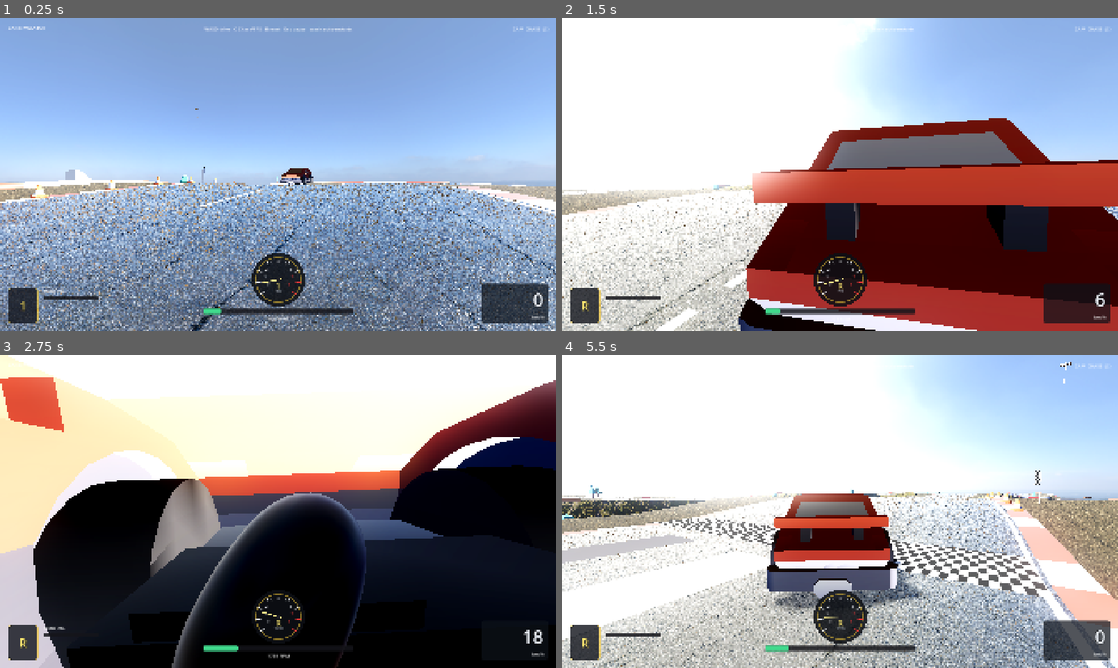
Above: before the commit, frames 1-4 (two rows, left to right).
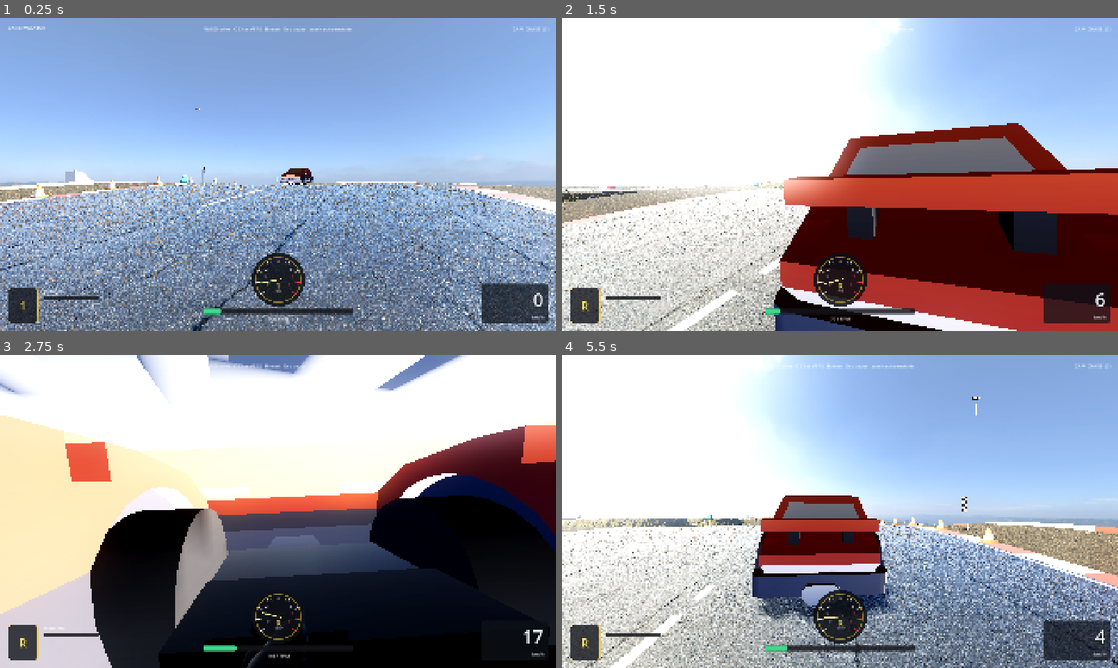
Above: after the commit, the same moments.

Repository: ivanivorontsov-sudo/car-simulator
Game: Godot game, scene res://scenes/main.tscn
Two runs of this game, one before a commit and one after it. Both use one fixed random seed, a clock stepped at 60 frames per second and the inputs below.
Inputs:
- Up to frame 1 (0.25 s): no input
- Up to frame 2 (1.5 s): hold D (steer_right) 0.53-1.28 s; hold C (camera_toggle) 0.53-1.28 s; tap Space at 0.77 s; hold S (brake) from 1.28 s (still down); tap C (camera_toggle) at 1.35 s
- Up to frame 3 (2.75 s): tap Space at 1.52 s; release S (brake) at 2.03 s; hold D (steer_right) from 2.03 s (still down); hold C (camera_toggle) from 2.03 s (still down)
- Up to frame 4 (5.5 s): release D (steer_right) at 2.78 s; release C (camera_toggle) at 2.78 s; hold W (accelerate) 2.78-3.53 s; tap C (camera_toggle) at 2.85, 5.1 s; tap Space at 3.02, 3.77, 5.27 s; hold A (steer_left) 3.53-4.25 s; hold C (camera_toggle) 3.53-4.25 s; tap Escape (pause) at 4.15 s; click "Restart" at 4.25 s; hold A (steer_left) from 5.03 s (still down)

The runs differ from the first frame. In frame 1, 30% of the frame differs, in the area x 0-100%, y 28-100%; in frame 2, 23%; in frame 3, 46%; in frame 4, 66%, in the area x 0-100%, y 0-100%.

Commit message:
v1.3.1: cockpit wheel/camera, hard reset, snappier steer
Rebuild procedural FPS steering wheel (rim/spokes/hub) and lower it so
the road dominates. Hard reset (R / pause Restart) clears freeze/contacts
and teleports free of Armco. Middle-ground steer rates; softer barriers
plus optional auto-unstick.

Diff:
--- a/project.godot
+++ b/project.godot
@@ -6,7 +6,7 @@
 
 config/name="Car Simulator"
 config/description="3D car driving simulator with semi-realistic vehicle dynamics"
-config/version="1.3.0"
+config/version="1.3.1"
 run/main_scene="res://scenes/main.tscn"
 config/features=PackedStringArray("4.4", "Forward Plus")
 config/icon="res://icon.svg"
--- a/scripts/car.gd
+++ b/scripts/car.gd
@@ -29,15 +29,15 @@
 const GEAR_RATIOS: Array[float] = [-3.42, 3.58, 2.16, 1.48, 1.12, 0.86]
 
 @export var auto_shift: bool = true
-@export var max_steer_angle: float = 0.48
-@export var min_steer_angle: float = 0.12
+@export var max_steer_angle: float = 0.52
+@export var min_steer_angle: float = 0.20
 @export var brake_force: float = 34.0
 @export var handbrake_force: float = 22.0
 ## Steer input accel toward full lock (units/sec² feel via ease).
-@export var steer_accel: float = 4.6
-@export var steer_return_accel: float = 6.4
-@export var steer_max_rate: float = 2.7
-@export var steer_return_max_rate: float = 3.5
+@export var steer_accel: float = 8.2
+@export var steer_return_accel: float = 11.5
+@export var steer_max_rate: float = 4.4
+@export var steer_return_max_rate: float = 6.2
 
 var gear: int = 1
 var rpm: float = IDLE_RPM
@@ -75,6 +75,11 @@
 var _scrape_timer: float = 0.0
 var _fps_mode: bool = false
 var _world: WorldBuilder
+var _reset_seq: int = 0
+var _collision_layer_saved: int = 1
+var _collision_mask_saved: int = 1
+var _unstick_timer: float = 0.0
+var _collision_disabled: bool = false
 
 @onready var wheel_fl: VehicleWheel3D = $WheelFL
 @onready var wheel_fr: VehicleWheel3D = $WheelFR
@@ -136,8 +141,27 @@
 
 
 func reset_vehicle() -> void:
+	## Hard reset: always yank free of barriers / wreck freeze / contacts.
+	_reset_seq += 1
+	var seq := _reset_seq
 	is_wrecked = false
-	freeze = false
+	Engine.time_scale = 1.0
+	_unstick_timer = 0.0
+	_collision_disabled = false
+
+	# Capture layers once (first reset may run before physics ready).
+	if _collision_layer_saved == 1 and collision_layer != 0:
+		_collision_layer_saved = collision_layer
+	if _collision_mask_saved == 1 and collision_mask != 0:
+		_collision_mask_saved = collision_mask
+
+	# Freeze + drop collisions so barrier contacts cannot hold the body.
+	freeze = true
+	sleeping = false
+	collision_layer = 0
+	collision_mask = 0
+	_collision_disabled = true
+
 	linear_velocity = Vector3.ZERO
 	angular_velocity = Vector3.ZERO
 	_prev_velocity = Vector3.ZERO
@@ -147,16 +171,29 @@
 	_airborne_timer = 0.0
 	_scrape_timer = 0.0
 	damage = 0.0
-	sleeping = false
-	global_transform = _spawn_transform
 	gear = 1
 	rpm = IDLE_RPM
 	engine_force = 0.0
 	brake = 8.0
 	steering = 0.0
 	steer_input = 0.0
+	throttle_input = 0.0
+	brake_input = 0.0
+	handbrake_input = 0.0
 	_shift_lock = 0.2
 	_manual_override = false
+	slipping = 0.0
+	speed_kmh = 0.0
+
+	global_transform = _spawn_transform
+	# Force PhysicsServer state (teleport past active contacts).
+	var rid := get_rid()
+	if rid.is_valid():
+		PhysicsServer3D.body_set_state(rid, PhysicsServer3D.BODY_STATE_TRANSFORM, _spawn_transform)
+		PhysicsServer3D.body_set_state(rid, PhysicsServer3D.BODY_STATE_LINEAR_VELOCITY, Vector3.ZERO)
+		PhysicsServer3D.body_set_state(rid, PhysicsServer3D.BODY_STATE_ANGULAR_VELOCITY, Vector3.ZERO)
+		PhysicsServer3D.body_set_state(rid, PhysicsServer3D.BODY_STATE_SLEEPING, false)
+
 	if skid_marks:
 		skid_marks.clear_marks()
 	if _crash_smoke:
@@ -173,8 +210,47 @@
 		_broken_glass.visible = false
 	if engine_player and not engine_player.playing:
 		engine_player.play()
+	if _scrape_audio and _scrape_audio.playing:
+		_scrape_audio.stop()
 	damage_changed.emit(damage)
 	set_fps_view(_fps_mode)
+	_update_steering_wheel()
+
+	# Brief collision-off window so spawn is never wedged; then unfreeze.
+	_finish_hard_reset(seq)
+
+
+func _finish_hard_reset(seq: int) -> void:
+	# Two physics frames with collisions off, then restore.
+	# set_spawn() may run during parent _ready before SceneTree is fully available.
+	if not is_inside_tree() or get_tree() == null:
+		call_deferred("_finish_hard_reset", seq)
+		return
+	await get_tree().physics_frame
+	if seq != _reset_seq or not is_inside_tree():
+		return
+	global_transform = _spawn_transform
+	linear_velocity = Vector3.ZERO
+	angular_velocity = Vector3.ZERO
+	await get_tree().physics_frame
+	if seq != _reset_seq or not is_inside_tree():
+		return
+	_restore_collision_and_unfreeze()
+
+
+func _restore_collision_and_unfreeze() -> void:
+	collision_layer = _collision_layer_saved if _collision_layer_saved != 0 else 1
+	collision_mask = _collision_mask_saved if _collision_mask_saved != 0 else 1
+	_collision_disabled = false
+	freeze = false
+	sleeping = false
+	var rid := get_rid()
+	if rid.is_valid():
+		PhysicsServer3D.body_set_state(rid, PhysicsServer3D.BODY_STATE_TRANSFORM, global_transform)
+		PhysicsServer3D.body_set_state(rid, PhysicsServer3D.BODY_STATE_LINEAR_VELOCITY, Vector3.ZERO)
+		PhysicsServer3D.body_set_state(rid, PhysicsServer3D.BODY_STATE_ANGULAR_VELOCITY, Vector3.ZERO)
+		PhysicsServer3D.body_set_state(rid, PhysicsServer3D.BODY_STATE_SLEEPING, false)
+
 
 
 func _setup_wheels() -> void:
@@ -473,40 +549,15 @@
 	_add_part(_driver_root, CapsuleMesh.new(), Vector3(0.07, 0.22, 0.07), Vector3(-0.10, -0.10, -0.42), suit, Vector3(deg_to_rad(10), 0, 0))
 	_add_part(_driver_root, CapsuleMesh.new(), Vector3(0.07, 0.22, 0.07), Vector3(0.10, -0.10, -0.42), suit, Vector3(deg_to_rad(10), 0, 0))
 
-	# Steering wheel — visible in FPS, rotates with steer.
+	# Steering wheel — proper rim/spokes/hub; sits low in FPS frame.
 	_steer_wheel = Node3D.new()
 	_steer_wheel.name = "SteeringWheel"
-	_steer_wheel.position = Vector3(0.28, 0.95, -0.22)
-	_steer_wheel.rotation_degrees = Vector3(-32, 0, 0)
+	# Lower + slightly forward so road dominates the windshield view.
+	_steer_wheel.position = Vector3(0.28, 0.72, -0.38)
+	_steer_wheel.rotation_degrees = Vector3(-28, 0, 0)
+	_steer_wheel.scale = Vector3(0.82, 0.82, 0.82)
 	visual.add_child(_steer_wheel)
-	var rim := TorusMesh.new()
-	rim.inner_radius = 0.018
-	rim.outer_radius = 0.175
-	var rim_mi := MeshInstance3D.new()
-	rim_mi.mesh = rim
-	var wmat := StandardMaterial3D.new()
-	wmat.albedo_color = Color(0.08, 0.08, 0.09)
-	wmat.roughness = 0.4
-	wmat.metallic = 0.2
-	rim_mi.material_override = wmat
-	_steer_wheel.add_child(rim_mi)
-	var hub := CylinderMesh.new()
-	hub.top_radius = 0.035
-	hub.bottom_radius = 0.035
-	hub.height = 0.03
-	var hub_mi := MeshInstance3D.new()
-	hub_mi.mesh = hub
-	hub_mi.rotation_degrees = Vector3(90, 0, 0)
-	hub_mi.material_override = wmat
-	_steer_wheel.add_child(hub_mi)
-	for ang in [0.0, 60.0, 120.0]:
-		var spoke := BoxMesh.new()
-		spoke.size = Vector3(0.02, 0.145, 0.012)
-		var smi := MeshInstance3D.new()
-		smi.mesh = spoke
-		smi.rotation_degrees = Vector3(0, 0, ang)
-		smi.material_override = wmat
-		_steer_wheel.add_child(smi)
+	_build_steering_wheel_mesh(_steer_wheel)
 
 	# Simple dash + hood edge for FPS framing (road still dominates).
 	_cabin_dash = Node3D.new()
@@ -515,13 +566,137 @@
 	var dash_mat := StandardMaterial3D.new()
 	dash_mat.albedo_color = Color(0.1, 0.11, 0.13)
 	dash_mat.roughness = 0.65
-	_add_part(_cabin_dash, BoxMesh.new(), Vector3(1.35, 0.12, 0.55), Vector3(0.0, 0.78, -0.55), dash_mat)
-	_add_part(_cabin_dash, BoxMesh.new(), Vector3(0.55, 0.08, 0.28), Vector3(0.28, 0.86, -0.42), dash_mat)
+	_add_part(_cabin_dash, BoxMesh.new(), Vector3(1.35, 0.10, 0.50), Vector3(0.0, 0.70, -0.62), dash_mat)
+	_add_part(_cabin_dash, BoxMesh.new(), Vector3(0.48, 0.06, 0.22), Vector3(0.28, 0.76, -0.48), dash_mat)
 	var hood_mat := StandardMaterial3D.new()
 	hood_mat.albedo_color = Color(0.18, 0.2, 0.24)
 	hood_mat.roughness = 0.35
 	hood_mat.metallic = 0.45
-	_add_part(_cabin_dash, BoxMesh.new(), Vector3(1.4, 0.06, 0.9), Vector3(0.0, 0.72, -1.15), hood_mat)
+	_add_part(_cabin_dash, BoxMesh.new(), Vector3(1.4, 0.05, 0.85), Vector3(0.0, 0.66, -1.20), hood_mat)
+
+
+func _build_steering_wheel_mesh(root: Node3D) -> void:
+	## Procedural racing wheel: thick rim, 3 spokes, hub, logo disc (CC0 / code only).
+	var leather := StandardMaterial3D.new()
+	leather.albedo_color = Color(0.06, 0.06, 0.07)
+	leather.roughness = 0.55
+	leather.metallic = 0.05
+
+	var grip := StandardMaterial3D.new()
+	grip.albedo_color = Color(0.09, 0.09, 0.10)
+	grip.roughness = 0.72
+
+	var chrome := StandardMaterial3D.new()
+	chrome.albedo_color = Color(0.72, 0.74, 0.78)
+	chrome.roughness = 0.28
+	chrome.metallic = 0.85
+
+	var accent := StandardMaterial3D.new()
+	accent.albedo_color = Color(0.75, 0.12, 0.14)
+	accent.roughness = 0.4
+	accent.metallic = 0.2
+
+	var logo := StandardMaterial3D.new()
+	logo.albedo_color = Color(0.15, 0.16, 0.18)
+	logo.roughness = 0.35
+	logo.metallic = 0.55
+
+	# Main rim (torus in XY plane — faces camera when wheel stands upright).
+	var rim := TorusMesh.new()
+	rim.inner_radius = 0.022
+	rim.outer_radius = 0.155
+	rim.rings = 24
+	rim.ring_segments = 32
+	var rim_mi := MeshInstance3D.new()
+	rim_mi.name = "Rim"
+	rim_mi.mesh = rim
+	rim_mi.material_override = leather
+	root.add_child(rim_mi)
+
+	# Grip pads at 10/2/bottom (subtle thickness).
+	for ang_deg in [20.0, 160.0, 270.0]:
+		var pad := TorusMesh.new()
+		pad.inner_radius = 0.028
+		pad.outer_radius = 0.158
+		pad.rings = 10
+		pad.ring_segments = 12
+		var pmi := MeshInstance3D.new()
+		pmi.mesh = pad
+		pmi.material_override = grip
+		# Partial look via scale squash — still reads as padded sections.
+		pmi.scale = Vector3(1.0, 1.0, 0.55)
+		pmi.rotation_degrees = Vector3(0, 0, ang_deg)
+		root.add_child(pmi)
+
+	# Hub barrel.
+	var hub := CylinderMesh.new()
+	hub.top_radius = 0.042
+	hub.bottom_radius = 0.048
+	hub.height = 0.045
+	var hub_mi := MeshInstance3D.new()
+	hub_mi.name = "Hub"
+	hub_mi.mesh = hub
+	hub_mi.rotation_degrees = Vector3(90, 0, 0)
+	hub_mi.position = Vector3(0, 0, 0.01)
+	hub_mi.material_override = chrome
+	root.add_child(hub_mi)
+
+	# Logo disc.
+	var disc := CylinderMesh.new()
+	disc.top_radius = 0.032
+	disc.bottom_radius = 0.032
+	disc.height = 0.012
+	var disc_mi := MeshInstance3D.new()
+	disc_mi.name = "LogoDisc"
+	disc_mi.mesh = disc
+	disc_mi.rotation_degrees = Vector3(90, 0, 0)
+	disc_mi.position = Vector3(0, 0, -0.018)
+	disc_mi.material_override = logo
+	root.add_child(disc_mi)
+	# Tiny accent mark on logo.
+	var mark := BoxMesh.new()
+	mark.size = Vector3(0.028, 0.008, 0.004)
+	var mark_mi := MeshInstance3D.new()
+	mark_mi.mesh = mark
+	mark_mi.position = Vector3(0, 0, -0.026)
+	mark_mi.material_override = accent
+	root.add_child(mark_mi)
+
+	# Three racing spokes (Y layout): top + lower L/R.
+	var spoke_angles := [90.0, 210.0, 330.0]
+	for ang in spoke_angles:
+		var spoke_root := Node3D.new()
+		spoke_root.rotation_degrees = Vector3(0, 0, ang)
+		root.add_child(spoke_root)
+		# Arm from hub toward rim.
+		var arm := BoxMesh.new()
+		arm.size = Vector3(0.028, 0.118, 0.016)
+		var arm_mi := MeshInstance3D.new()
+		arm_mi.mesh = arm
+		arm_mi.position = Vector3(0, 0.062, 0)
+		arm_mi.material_override = chrome
+		spoke_root.add_child(arm_mi)
+		# Wider plate near hub.
+		var plate := BoxMesh.new()
+		plate.size = Vector3(0.05, 0.035, 0.014)
+		var plate_mi := MeshInstance3D.new()
+		plate_mi.mesh = plate
+		plate_mi.position = Vector3(0, 0.028, 0)
+		plate_mi.material_override = chrome
+		spoke_root.add_child(plate_mi)
+
+	# Column stub behind hub (depth cue).
+	var col := CylinderMesh.new()
+	col.top_radius = 0.018
+	col.bottom_radius = 0.022
+	col.height = 0.08
+	var col_mi := MeshInstance3D.new()
+	col_mi.mesh = col
+	col_mi.rotation_degrees = Vector3(90, 0, 0)
+	col_mi.position = Vector3(0, 0, 0.05)
+	col_mi.material_override = chrome
+	root.add_child(col_mi)
+
 
 
 func _add_part(parent: Node3D, mesh: Mesh, size: Vector3, pos: Vector3, mat: Material, rot: Vector3 = Vector3.ZERO) -> MeshInstance3D:
@@ -608,6 +783,7 @@
 	_update_audio()
 	_check_impacts(delta)
 	_update_damage_fx()
+	_maybe_auto_unstick(delta)
 	_prev_velocity = linear_velocity
 	telemetry.emit(speed_kmh, rpm, gear, slipping, damage)
 
@@ -671,9 +847,9 @@
 	var err := target - steer_input
 	var accel := steer_return_accel if returning else steer_accel
 	var max_rate := steer_return_max_rate if returning else steer_max_rate
-	# Ease-in: softer start when input is small; ease-out near target.
+	# Mild ease-out near target; keep initial response snappy.
 	var ease := smoothstep(0.0, 1.0, absf(err))
-	ease = lerpf(0.35, 1.0, ease)
+	ease = lerpf(0.55, 1.0, ease)
 	var want_vel := signf(err) * max_rate * ease
 	if returning:
 		want_vel = -signf(steer_input) * max_rate * ease if absf(steer_input) > 0.001 else 0.0
@@ -768,11 +944,11 @@
 
 
 func _apply_steering(delta: float) -> void:
-	var speed_factor := clampf(absf(speed_kmh) / 170.0, 0.0, 1.0)
+	var speed_factor := clampf(absf(speed_kmh) / 200.0, 0.0, 1.0)
 	var max_steer := lerpf(max_steer_angle, min_steer_angle, speed_factor)
 	# VehicleBody3D: positive steering = LEFT (faces −Z). Axis left=-1 → negate.
 	var target := -steer_input * max_steer
-	var steer_rate := lerpf(6.2, 3.6, speed_factor)
+	var steer_rate := lerpf(9.5, 5.8, speed_factor)
 	steering = lerp_angle(steering, target, 1.0 - exp(-delta * steer_rate))
 
 
@@ -863,11 +1039,39 @@
 		_airborne_timer = 0.0
 
 
+func _maybe_auto_unstick(delta: float) -> void:
+	## If nearly stopped against Armco/barrier for a few seconds, nudge free.
+	if is_wrecked or _collision_disabled:
+		_unstick_timer = 0.0
+		return
+	var against_barrier := false
+	if contact_monitor:
+		for b in get_colliding_bodies():
+			if b is StaticBody3D and String((b as Node).name).begins_with("OuterBarrier"):
+				against_barrier = true
+				break
+	var nearly_stopped := linear_velocity.length() < 1.6 and absf(speed_kmh) < 4.0
+	if against_barrier and nearly_stopped:
+		_unstick_timer += delta
+	else:
+		_unstick_timer = maxf(_unstick_timer - delta * 0.5, 0.0)
+	if _unstick_timer < 2.8:
+		return
+	_unstick_timer = 0.0
+	# Impulse toward track center (inboard) + slight lift.
+	var inward := -global_transform.basis.x
+	if _world:
+		inward = _world.centerline_inward_at(global_position)
+	apply_central_impulse(inward.normalized() * mass * 3.2 + Vector3.UP * mass * 1.1)
+	apply_torque_impulse(global_transform.basis.y * mass * 0.15)
+
+
 func _update_steering_wheel() -> void:
 	if _steer_wheel == null:
 		return
 	var wheel_deg := rad_to_deg(steering) * (450.0 / rad_to_deg(max_steer_angle))
-	_steer_wheel.rotation.z = deg_to_rad(wheel_deg)
+	# Keep base cockpit tilt on X; steer rotates around wheel axis (Z).
+	_steer_wheel.rotation = Vector3(deg_to_rad(-28.0), 0.0, deg_to_rad(wheel_deg))
 
 
 func _check_impacts(_delta: float) -> void:
@@ -1066,8 +1270,9 @@
 		engine_player.stop()
 	wrecked.emit()
 	# Soft freeze after brief settle — game.gd restarts after delay.
+	var seq := _reset_seq
 	get_tree().create_timer(0.45).timeout.connect(func():
-		if is_wrecked:
+		if is_wrecked and seq == _reset_seq:
 			freeze = true
 	)
 
--- a/scripts/chase_camera.gd
+++ b/scripts/chase_camera.gd
@@ -12,16 +12,16 @@
 @export var chase_height: float = 2.45
 @export var chase_look_height: float = 1.05
 ## Eye height above vehicle origin (through windshield, not roof).
-@export var fps_eye_height: float = 1.14
+@export var fps_eye_height: float = 1.28
 ## Along vehicle forward (−Z). Small positive Z sits just behind the dash.
-@export var fps_eye_forward: float = 0.08
+@export var fps_eye_forward: float = 0.22
 ## Lateral — right-hand seat.
 @export var fps_eye_lateral: float = 0.28
 @export var follow_speed: float = 5.4
 @export var look_speed: float = 7.5
 @export var base_fov: float = 70.0
-@export var fps_fov: float = 72.0
-@export var max_fov: float = 82.0
+@export var fps_fov: float = 78.0
+@export var max_fov: float = 88.0
 
 var target: Node3D
 var mode: Mode = Mode.CHASE
@@ -86,22 +86,23 @@
 
 func _update_fps(delta: float, speed_kmh: float, steer: float) -> void:
 	# TRUE first-person: snap to eye — never lerp/lag behind on acceleration.
-	var local_eye := Vector3(fps_eye_lateral + steer * 0.02, fps_eye_height, fps_eye_forward)
+	# Higher eye + slight rearward offset keeps the wheel in the lower third.
+	var local_eye := Vector3(fps_eye_lateral + steer * 0.015, fps_eye_height, fps_eye_forward)
 	global_position = target.global_transform * local_eye
 
 	# Look through the windshield at the road ahead (road-dominant framing).
-	var look_local := Vector3(fps_eye_lateral * 0.25 - steer * 0.85, 0.18, -12.0)
+	var look_local := Vector3(fps_eye_lateral * 0.2 - steer * 0.7, 0.05, -14.0)
 	var look: Vector3 = target.global_transform * look_local
 	if not _look_ready:
 		_look_point = look
 		_look_ready = true
 	_look_point = _look_point.lerp(look, 1.0 - exp(-delta * 22.0))
 	look_at(_look_point, Vector3.UP)
-	# Extra downward pitch so horizon sits high and asphalt fills the frame.
-	rotate_object_local(Vector3.RIGHT, deg_to_rad(-5.5))
+	# Mild downward pitch: asphalt fills frame, wheel stays bottom-of-screen.
+	rotate_object_local(Vector3.RIGHT, deg_to_rad(-2.8))
 
 	var fov_t := clampf(speed_kmh / 210.0, 0.0, 1.0)
-	var fps_target := lerpf(fps_fov, minf(max_fov, 78.0), fov_t)
+	var fps_target := lerpf(fps_fov, max_fov, fov_t)
 	fov = lerpf(fov, fps_target, 1.0 - exp(-delta * 2.4))
 
 
--- a/scripts/game.gd
+++ b/scripts/game.gd
@@ -1,4 +1,5 @@
 extends Node3D
+
 
 @onready var world: WorldBuilder = $World
 @onready var car: PlayerCar = $Car
@@ -92,9 +93,14 @@
 
 
 func _restart() -> void:
+	## Shared hard reset path for R key, pause Restart, and wreck countdown.
+	Engine.time_scale = 1.0
 	_set_paused(false)
 	_restart_pending = false
 	_wreck_timer = 0.0
 	hud.clear_wreck()
+	# Ensure input is live again after pause / wreck.
+	get_viewport().gui_release_focus()
 	car.reset_vehicle()
 	car.set_fps_view(camera.is_fps())
+	camera.current = true
--- a/scripts/world_builder.gd
+++ b/scripts/world_builder.gd
@@ -68,6 +68,33 @@
 	if ad <= _RIM:
 		return 0.55  # grass apron
 	return 0.45
+
+
+func centerline_inward_at(world_pos: Vector3) -> Vector3:
+	## Unit vector from world_pos toward the nearest centerline point (XZ).
+	if _centerline.is_empty():
+		var fallback := Vector3(-world_pos.x, 0.0, -world_pos.z)
+		return fallback.normalized() if fallback.length() > 0.01 else Vector3.FORWARD
+	var best_i := 0
+	var best_d := INF
+	var n := _centerline.size()
+	var step := maxi(1, n / 80)
+	var i := 0
+	while i < n:
+		var d: float = Vector2(world_pos.x - _centerline[i].x, world_pos.z - _centerline[i].z).length_squared()
+		if d < best_d:
+			best_d = d
+			best_i = i
+		i += step
+	var f := _frame_at(_centerline, best_i)
+	var to_center: Vector3 = f["p"] - world_pos
+	to_center.y = 0.0
+	if to_center.length() < 0.01:
+		# On center — use opposite of outward.
+		var outward: Vector3 = f["right"] * _outward_sign(f)
+		to_center = -outward
+		to_center.y = 0.0
+	return to_center.normalized()
 
 
 func _setup_environment() -> void:
@@ -722,12 +749,13 @@
 
 func _build_outer_barriers(pts: PackedVector3Array) -> void:
 	## Low Armco past the gravel, before the cliff rim — not on the racing line.
+	## Softer / lower so cars wedge less often on top of the rail.
 	var n := pts.size()
 	var st := SurfaceTool.new()
 	st.begin(Mesh.PRIMITIVE_TRIANGLES)
-	var height := 0.72
-	var thick := 0.22
-	var wall_lat := _APRON_START + 1.8
+	var height := 0.58
+	var thick := 0.16
+	var wall_lat := _APRON_START + 2.1
 	for i in n:
 		var a := _frame_at(pts, i)
 		var b := _frame_at(pts, (i + 1) % n)
@@ -762,6 +790,11 @@
 
 	var body := StaticBody3D.new()
 	body.name = "OuterBarrier"
+	var phys := PhysicsMaterial.new()
+	phys.friction = 0.28
+	phys.bounce = 0.02
+	phys.absorbent = true
+	body.physics_material_override = phys
 	var col := CollisionShape3D.new()
 	var concave := ConcavePolygonShape3D.new()
 	concave.set_faces(mesh.get_faces())
--- /dev/null
+++ b/tools/verify_reset.gd
@@ -0,0 +1,182 @@
+extends SceneTree
+
+## Headless: hard reset from wrecked/frozen/barrier-contact, steer sign & rates.
+
+func _init() -> void:
+	var code := 0
+	# Parse car.gd steer constants without full scene (scripts may need class_name).
+	var car_src := FileAccess.get_file_as_string("res://scripts/car.gd")
+	if car_src.is_empty():
+		push_error("cannot read car.gd")
+		quit(1)
+		return
+
+	# Steer tuning sanity (middle ground vs sluggish 1.3.0).
+	for pair in [
+		["steer_accel", 6.0, 12.0],
+		["steer_return_accel", 8.0, 16.0],
+		["steer_max_rate", 3.5, 7.0],
+		["steer_return_max_rate", 4.5, 9.0],
+		["min_steer_angle", 0.16, 0.30],
+		["max_steer_angle", 0.45, 0.60],
+	]:
+		var key: String = pair[0]
+		var lo: float = pair[1]
+		var hi: float = pair[2]
+		var re := RegEx.new()
+		re.compile(key + r": float = ([0-9.]+)")
+		var m := re.search(car_src)
+		if m == null:
+			push_error("missing export %s" % key)
+			code = 1
+			continue
+		var v := m.get_string(1).to_float()
+		print(key, "=", v)
+		if v < lo or v > hi:
+			push_error("%s out of expected range [%s,%s]: %s" % [key, lo, hi, v])
+			code = 1
+
+	# Correct VehicleBody3D sign: target := -steer_input * max_steer
+	if 'var target := -steer_input * max_steer' not in car_src:
+		push_error("steering sign line missing/changed")
+		code = 1
+	else:
+		print("steer sign OK (A/left = positive VehicleBody3D steering)")
+
+	# Hard reset markers
+	for needle in [
+		"PhysicsServer3D.body_set_state",
+		"_finish_hard_reset",
+		"collision_layer = 0",
+		"_build_steering_wheel_mesh",
+		"_maybe_auto_unstick",
+	]:
+		if needle not in car_src:
+			push_error("missing hard-reset/wheel piece: %s" % needle)
+			code = 1
+		else:
+			print("found ", needle)
+
+	var game_src := FileAccess.get_file_as_string("res://scripts/game.gd")
+	if "car.reset_vehicle()" not in game_src:
+		push_error("game._restart must call car.reset_vehicle")
+		code = 1
+	if "Engine.time_scale = 1.0" not in game_src:
+		push_error("game._restart must clear time_scale")
+		code = 1
+
+	var cam_src := FileAccess.get_file_as_string("res://scripts/chase_camera.gd")
+	var re_h := RegEx.new()
+	re_h.compile(r"fps_eye_height: float = ([0-9.]+)")
+	var mh := re_h.search(cam_src)
+	if mh:
+		var h := mh.get_string(1).to_float()
+		print("fps_eye_height=", h)
+		if h < 1.2:
+			push_error("eye height too low for road-dominant FPS")
+			code = 1
+	var re_f := RegEx.new()
+	re_f.compile(r"fps_fov: float = ([0-9.]+)")
+	var mf := re_f.search(cam_src)
+	if mf:
+		print("fps_fov=", mf.get_string(1))
+
+	# Live world + car reset path
+	var world := WorldBuilder.new()
+	root.add_child(world)
+	world.build()
+	var car: PlayerCar = load("res://scenes/car.tscn").instantiate()
+	root.add_child(car)
+	await process_frame
+	await process_frame
+	car.set_spawn(world.spawn_transform)
+	await process_frame
+
+	# Simulate wreck + freeze hung on barrier pose
+	car.is_wrecked = true
+	car.freeze = true
+	car.damage = 1.0
+	car.global_position = world.spawn_transform.origin + Vector3(12, 0.4, 3)
+	car.linear_velocity = Vector3(2, 0, 1)
+	car.angular_velocity = Vector3(0.2, 0.5, 0.1)
+	print("pre-reset pos=", car.global_position, " freeze=", car.freeze, " wrecked=", car.is_wrecked)
+
+	car.reset_vehicle()
+	# Allow hard-reset await frames
+	await process_frame
+	await process_frame
+	await process_frame
+	await process_frame
+
+	var err_pos := car.global_position.distance_to(world.spawn_transform.origin)
+	print("post-reset pos=", car.global_position, " err=", snapped(err_pos, 0.001))
+	print("freeze=", car.freeze, " wrecked=", car.is_wrecked, " damage=", car.damage)
+	print("vel=", car.linear_velocity, " ang=", car.angular_velocity)
+	print("collision_layer=", car.collision_layer, " mask=", car.collision_mask)
+
+	if car.is_wrecked:
+		push_error("still wrecked after reset")
+		code = 1
+	if car.freeze:
+		push_error("still frozen after reset")
+		code = 1
+	if car.damage > 0.01:
+		push_error("damage not cleared")
+		code = 1
+	if err_pos > 0.75:
+		push_error("not teleported to spawn (err=%s)" % err_pos)
+		code = 1
+	if car.linear_velocity.length() > 0.25 or car.angular_velocity.length() > 0.25:
+		push_error("velocities not cleared")
+		code = 1
+	if car.collision_layer == 0:
+		push_error("collision_layer still 0 after reset window")
+		code = 1
+	if car._steer_wheel == null:
+		push_error("steering wheel missing")
+		code = 1
+	else:
+		print("steer wheel children=", car._steer_wheel.get_child_count())
+		if car._steer_wheel.get_child_count() < 6:
+			push_error("steering wheel mesh too primitive")
+			code = 1
+
+	# Steer input direction: hold left should move steer_input toward -1, VehicleBody steering +
+	car.steer_input = 0.0
+	car._steer_velocity = 0.0
+	for i in 30:
+		car._integrate_steer_input(-1.0, 1.0 / 60.0)
+	print("after left hold steer_input=", car.steer_input)
+	if car.steer_input > -0.35:
+		push_error("steer-in too slow (steer_input=%s)" % car.steer_input)
+		code = 1
+	car._apply_steering(1.0 / 60.0)
+	print("steering rad after left=", car.steering)
+	if car.steering <= 0.0:
+		push_error("A/left did not produce positive VehicleBody3D steering")
+		code = 1
+
+	# Return to center
+	for i in 45:
+		car._integrate_steer_input(0.0, 1.0 / 60.0)
+	print("after release steer_input=", car.steer_input)
+	if absf(car.steer_input) > 0.15:
+		push_error("steer return too slow")
+		code = 1
+
+	var barrier := world.find_child("OuterBarrier", true, false)
+	if barrier == null:
+		push_error("OuterBarrier missing")
+		code = 1
+	else:
+		var pm = (barrier as StaticBody3D).physics_material_override
+		print("barrier phys mat=", pm)
+		if pm == null:
+			push_error("barrier missing physics material")
+			code = 1
+
+	if code == 0:
+		print("VERIFY_RESET_OK")
+	else:
+		print("VERIFY_RESET_FAIL")
+	quit(code)
Not shown, changed: CREDITS.md
